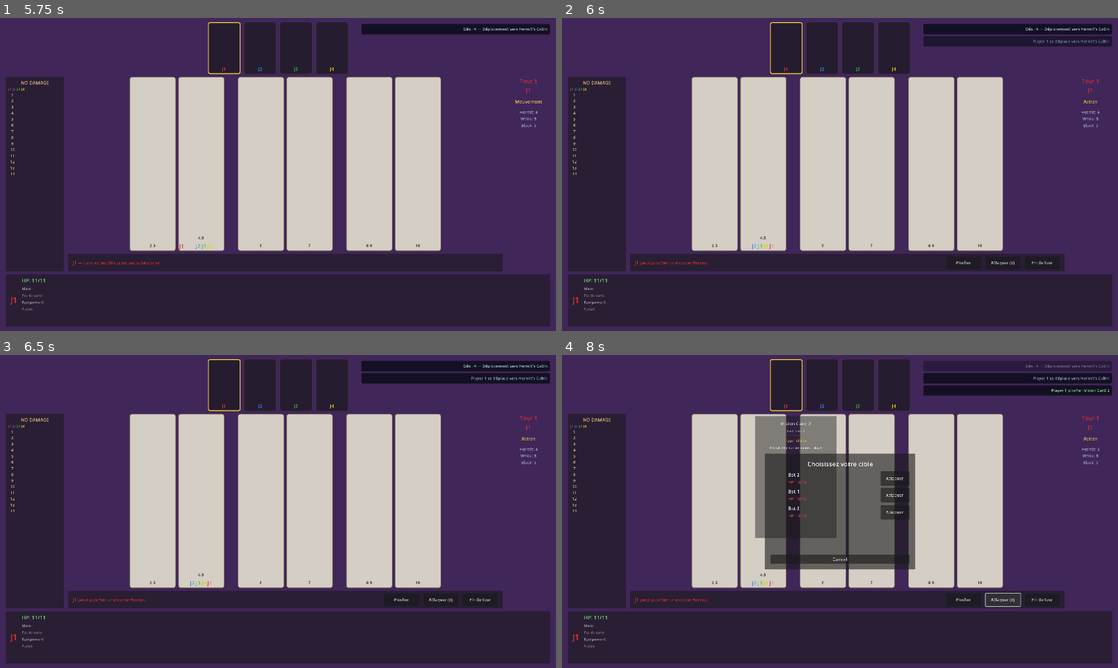
Above: before the commit, frames 1-4 (two rows, left to right).
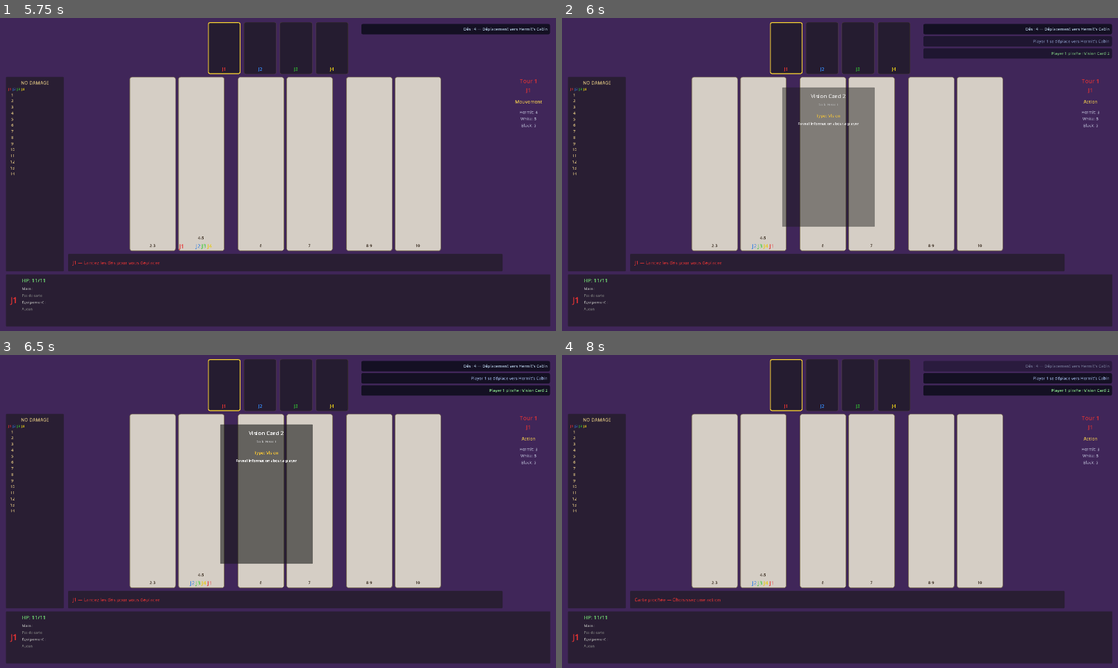
Above: after the commit, the same moments.

Repository: The-Cyril5555/shadow_hunter_app
Game: Godot game, scene res://scenes/ui/screens/main_menu.tscn
Two runs of this game, one before a commit and one after it. Both use one fixed random seed, a clock stepped at 60 frames per second and the inputs below.
Inputs (mouse positions are in pixels of both pictures, inside the frame that each line leads up to):
- Up to frame 1 (5.75 s): click "New Game" at 0.5 s; click "Start Game" at 1.25 s; click "Lancer les dés" at 2 s; tap Enter at 2.75, 4.25 s; move the mouse to (150, 165) at 2.77 s; click (150, 165) at 2.92 s; tap Space at 3.5, 5 s; move the mouse to (200, 165) at 3.52 s; click (200, 165) at 3.67 s; move the mouse to (261, 165) at 4.27 s; click (261, 165) at 4.42 s; move the mouse to (311, 165) at 5.02 s; click (311, 165) at 5.17 s
- Up to frame 2 (6 s): tap Enter at 5.75 s; move the mouse to (928, 165) at 5.77 s; click (928, 165) at 5.92 s
- Up to frame 3 (6.5 s): no input
- Up to frame 4 (8 s): click (962, 599) at 6.5 s, where only the run before the commit has a clickable "Piocher"; click (1001, 599) at 7.25 s, where only the run before the commit has a clickable "Attaquer (3)"

Frame 1 is identical in both runs. In frame 2, 8.5% of the frame differs, in the area x 14-99%, y 9-80%; in frame 3, 8.6%; in frame 4, 12%, in the area x 13-89%, y 19-81%.

Commit message:
feat: auto-draw card when arriving on a zone with a deck
Card drawing is now automatic and mandatory when landing on a zone
with a deck (hermit/church/cemetery), matching Shadow Hunter rules.
The draw button is removed from the action prompt.

Diff:
--- a/scripts/board/action_prompt.gd
+++ b/scripts/board/action_prompt.gd
@@ -43,9 +43,8 @@
 		prompt_label.text = "Tour de %s — Choisissez une action" % PlayerColors.get_label(player)
 	prompt_label.add_theme_color_override("font_color", PlayerColors.get_color(player.id))
 
-	# Button states
-	draw_button.visible = true
-	draw_button.disabled = not can_draw
+	# Draw is automatic on zone arrival, hide button
+	draw_button.visible = false
 	attack_button.visible = true
 	attack_button.disabled = target_count == 0
 	attack_button.text = "Attaquer (%d)" % target_count if target_count > 0 else "Attaquer"
--- a/scripts/game/game_board.gd
+++ b/scripts/game/game_board.gd
@@ -297,7 +297,11 @@
 		GameState.TurnPhase.ACTION:
 			var action_player = GameState.get_current_player()
 			if action_player and action_player.is_human:
-				_show_action_prompt(action_player)
+				var deck = GameState.get_deck_for_zone(action_player.position_zone)
+				if not has_drawn_this_turn and deck != null and deck.get_card_count() > 0:
+					_auto_draw_card(action_player)
+				else:
+					_show_action_prompt(action_player)
 			else:
 				action_prompt.show_waiting_prompt(action_player.display_name if action_player else "")
 
@@ -388,6 +392,47 @@
 func _on_back_to_menu_pressed() -> void:
 	GameState.reset()
 	GameModeStateMachine.transition_to(GameModeStateMachine.GameMode.MAIN_MENU)
+
+
+## Auto-draw card when arriving on a zone with a deck (mandatory in Shadow Hunter)
+func _auto_draw_card(player: Player) -> void:
+	var zone_id = player.position_zone
+	var deck = GameState.get_deck_for_zone(zone_id)
+	if deck == null:
+		_show_action_prompt(player)
+		return
+
+	var card = deck.draw_card()
+	if card == null:
+		_show_action_prompt(player)
+		return
+
+	if toast:
+		toast.show_toast("%s pioche : %s" % [player.display_name, card.name], Color(0.6, 1.0, 0.6))
+	print("[GameBoard] Auto-draw: %s drew '%s' from %s deck" % [player.display_name, card.name, deck.deck_type])
+
+	_update_deck_displays()
+
+	card_reveal.show_card(card)
+	await card_reveal.card_reveal_finished
+
+	if card.type == "instant":
+		_apply_instant_card_effect(card, player)
+		deck.discard_card(card)
+		_update_deck_displays()
+	elif card.type == "equipment":
+		player.hand.append(card)
+		human_player_info.update_display()
+	elif card.type == "vision":
+		pass  # TODO: vision card handling
+
+	has_drawn_this_turn = true
+	_notify_tutorial("draw_card")
+	SaveManager.track_action()
+
+	# Show remaining actions (attack/end turn)
+	var target_count = get_valid_targets().size()
+	action_prompt.update_after_draw(player, target_count)
 
 
 func _on_draw_card_pressed() -> void:
